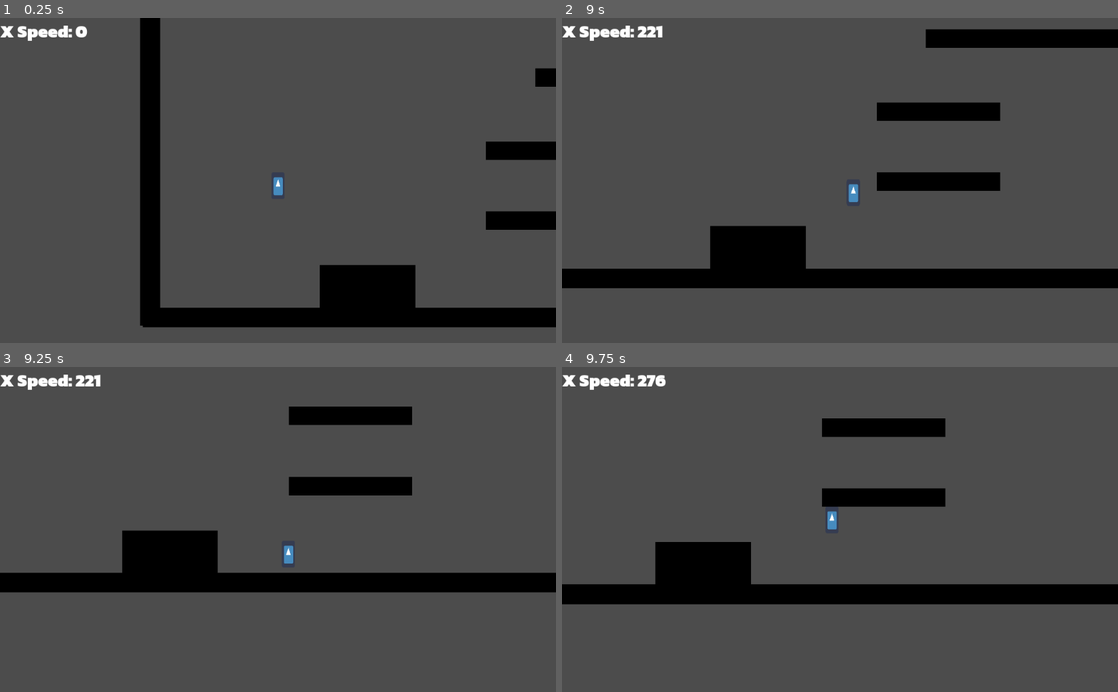
Above: before the commit, frames 1-4 (two rows, left to right).
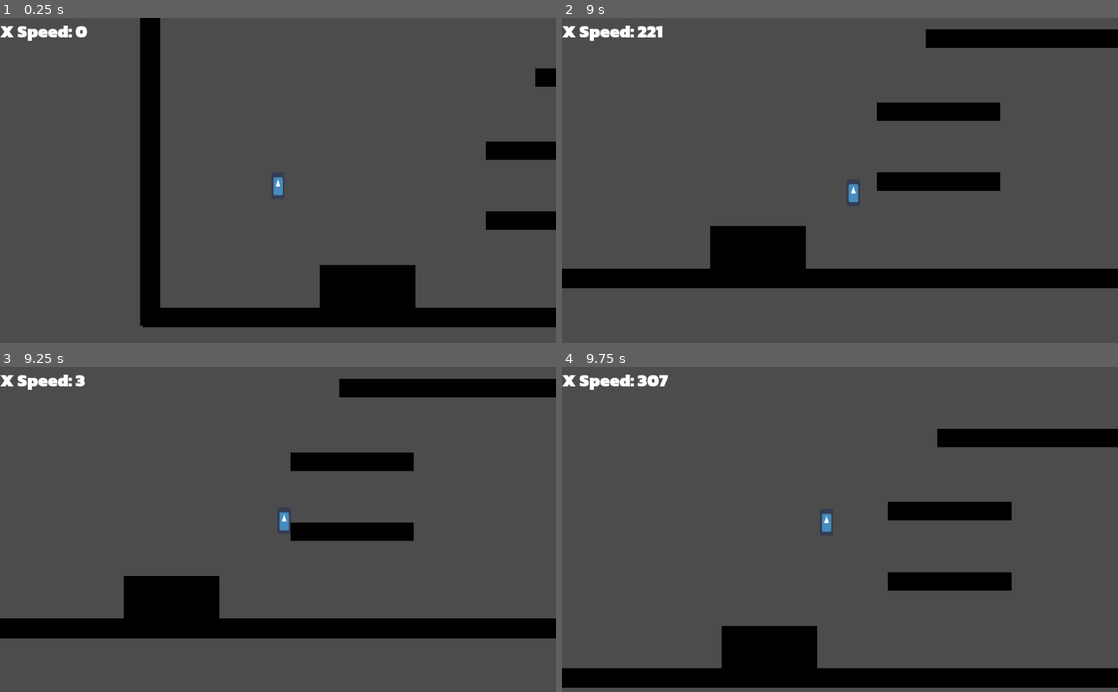
Above: after the commit, the same moments.

Repository: Project-Movement/Project-Movement
Game: Godot game, scene res://Scenes/PlayerTest.tscn
Two runs of this game, one before a commit and one after it. Both use one fixed random seed, a clock stepped at 60 frames per second and the inputs below. The engine's default icon, where the game draws it, is replaced by a stand-in: a white triangle on a blue panel in a dark square.
Inputs (mouse positions are in pixels of both pictures, inside the frame that each line leads up to):
- Up to frame 1 (0.25 s): no input
- Up to frame 2 (9 s): move the mouse to (962, 164) at 0.52 s; hold Space (jump) 0.53-1.28 s; hold D (right) 0.53-2.03 s; move the mouse to (728, 196) at 1.27 s; tap Shift (dash) every 1.5 s from 1.35 to 8.85 s; tap Space (jump) at 1.52, 1.55, 1.82, 3.02, 3.05, 3.32, 4.52, 4.55, 4.82, 6.02, 6.05, 6.32, 7.52, 7.55, 7.82 s; move the mouse to (895, 109) at 2.02 s; hold A (left) 2.03-2.78 s; hold Space (jump) 2.03-2.78 s; move the mouse to (812, 245) at 2.77 s; hold D (right) 2.78-4.28 s; move the mouse to (1006, 229) at 3.52 s; hold Space (jump) 3.53-4.28 s; move the mouse to (673, 131) at 4.27 s; hold A (left) 4.28-5.03 s; move the mouse to (867, 180) at 5.02 s; hold D (right) 5.03-5.78 s; hold Space (jump) 5.03-5.78 s; move the mouse to (756, 99) at 5.77 s; hold A (left) 5.78-7.28 s; move the mouse to (962, 164) at 6.52 s; hold Space (jump) 6.53-7.28 s; move the mouse to (728, 196) at 7.27 s; hold D (right) from 7.28 s (still down); move the mouse to (895, 109) at 8.02 s; hold Space (jump) 8.03-8.78 s; move the mouse to (812, 245) at 8.77 s
- Up to frame 3 (9.25 s): keep holding D (right); tap Space (jump) at 9.02, 9.05 s
- Up to frame 4 (9.75 s): tap Space (jump) at 9.32 s; move the mouse to (1006, 578) at 9.52 s; release D (right) at 9.53 s; hold A (left) from 9.53 s (still down); hold Space (jump) from 9.53 s (still down)

Frames 1-2 are identical in both runs. In frame 3, 23% of the frame differs, in the area x 0-100%, y 2-84%; in frame 4, 23%.

Commit message:
stop wall jumping from refreshing double jump, bhopping does refresh double jump though

Diff:
--- a/Scripts/PlayerController.gd
+++ b/Scripts/PlayerController.gd
@@ -43,31 +43,36 @@
 		velocity = last_tick_vel
 
 	# handle jump and double jump (midair jump)
-	var coyote_activated = false
 	if Input.is_action_just_pressed("jump"):
+		# var coyote_activated = false
+		# var did_walljump = false
 		if grounded:
 			velocity.y = -jump_vel
+			has_double_jump = true
 		elif ((time - last_time_on_floor) <= coyote_time_ms):
-			print("coyote activated")
-			coyote_activated = true
+			# print("coyote activated")
+			# coyote_activated = true
 			velocity.y = -jump_vel
+			has_double_jump = true
 		elif is_on_wall():
 			velocity.y = -jump_vel
 			var wall_collider = get_last_slide_collision()
 			velocity.x = walljump_speed if wall_collider.normal.x > 0 else -walljump_speed
+			# did_walljump = true
 		elif has_double_jump:  # not grounded by double jump is available
 			velocity.y = -jump_vel
 			if (Input.is_action_pressed("left") and velocity.x > 0) or (Input.is_action_pressed("right") and velocity.x < 0):
 				velocity.x = -velocity.x
+			has_double_jump = false
 
 
 		# if we were grounded or on wall, we didn't use double jump
-		has_double_jump = grounded or coyote_activated or is_on_wall()
+		# has_double_jump = grounded or coyote_activated or (is_on_wall() and not bounced)
 
 
 	# grounded character movement
 	if grounded and not bounced:
-		has_double_jump = true  # refresh double jump
+		# has_double_jump = true  # refresh double jump
 		if Input.is_action_pressed("right"):
 			velocity.x += h_accel_ground * delta
 		if Input.is_action_pressed("left"):
@@ -103,6 +108,7 @@
 	if is_on_floor() and Input.is_action_pressed("jump"):
 		velocity.y = -jump_vel
 		has_bounced = true
+		has_double_jump = true  # TODO evaluate whether it should be ok to refresh double jump after bhop
 
 	return has_bounced
 
